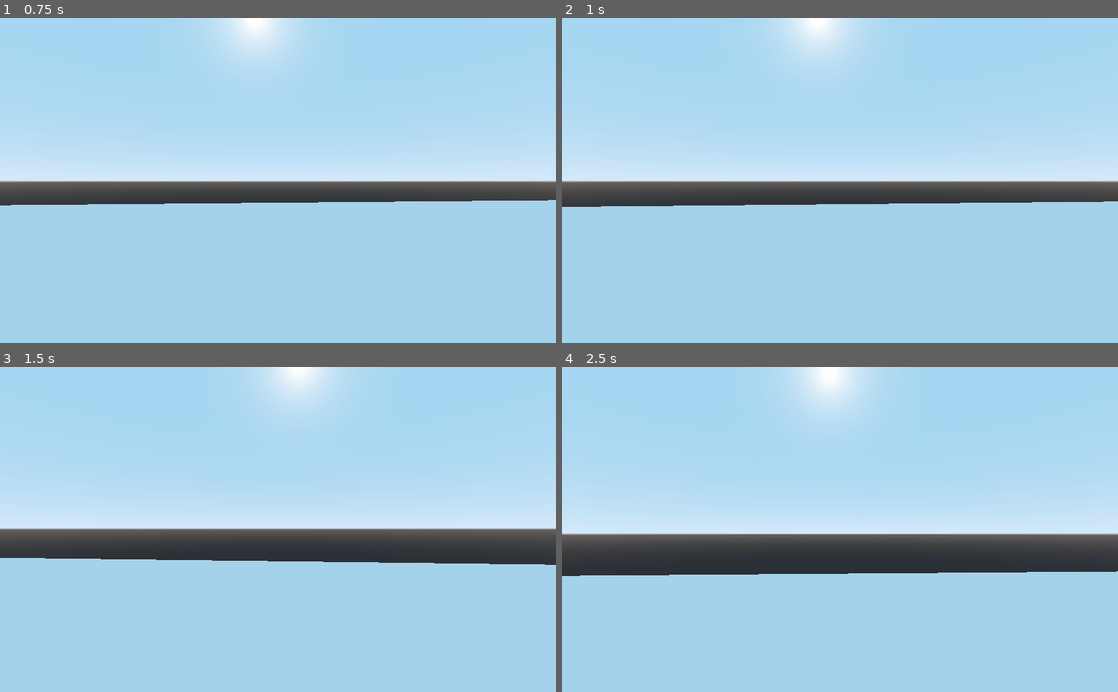
Above: before the commit, frames 1-4 (two rows, left to right).
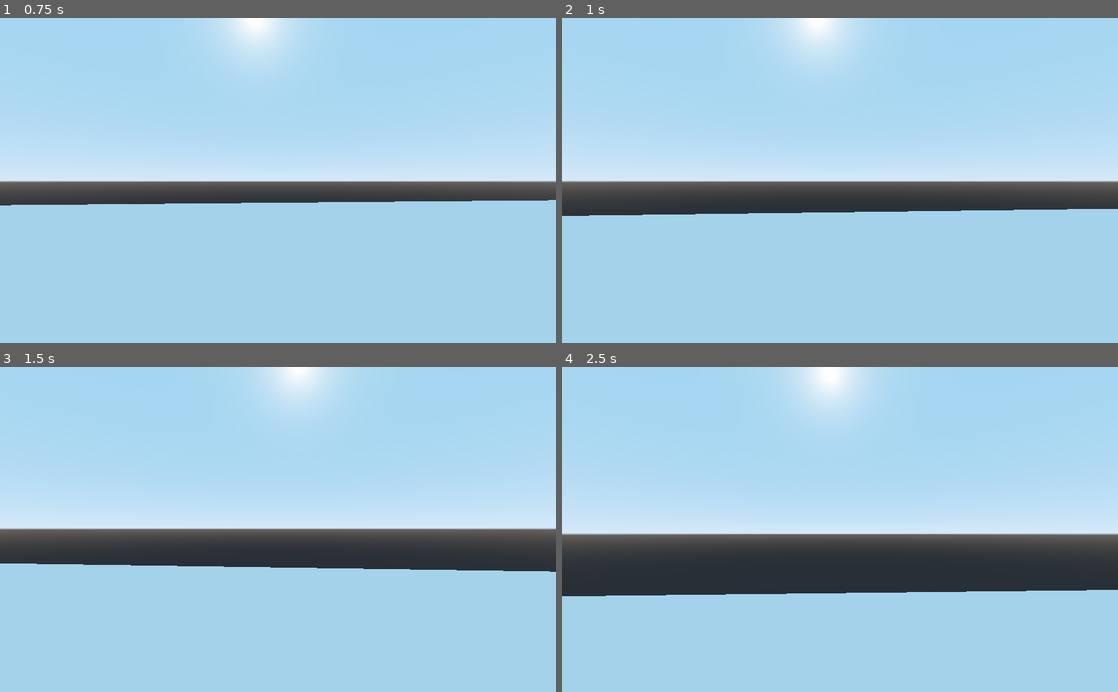
Above: after the commit, the same moments.

Repository: BoopEnthusiast/Cringe-Corp
Game: Godot game, scene res://main level.tscn
The game is run twice, just before and just after one commit, with the same random seed, the same clock (stepped at 60 frames per second) and the same inputs.
Inputs (mouse positions are in pixels of both pictures, inside the frame that each line leads up to):
- Up to frame 1 (0.75 s): move the mouse to (305, 180) at 0.52 s; hold W (move_forward) from 0.53 s (still down); hold Ctrl (slide, bound only before the commit) from 0.53 s (still down)
- Up to frame 2 (1 s): keep holding W (move_forward); keep holding Ctrl (slide, bound only before the commit); tap Space (jump) at 0.77, 0.8 s
- Up to frame 3 (1.5 s): keep holding W (move_forward); tap Space (jump) at 1.07, 1.35 s; move the mouse to (250, 529) at 1.27 s; release Ctrl (slide, bound only before the commit) at 1.28 s
- Up to frame 4 (2.5 s): keep holding W (move_forward); tap Space (jump) at 1.52, 1.82, 2.3 s; tap Ctrl (slide, bound only before the commit) at 1.55 s; move the mouse to (851, 523) at 2.02 s; hold Ctrl (slide, bound only before the commit) from 2.03 s (still down)

Frame 1 is identical in both runs. In frame 2, 2.5% of the frame differs, in the area x 0-100%, y 56-61%; in frame 3, 1.9%; in frame 4, 6.0%, in the area x 0-100%, y 62-71%.

Commit message:
Tried to fix sliding bugs
also began to add crouching

Diff:
--- a/Godot project/Player.gd
+++ b/Godot project/Player.gd
@@ -4,14 +4,16 @@
 const ACCEL_DEFAULT = 7
 const DECCEL_DEFAULT = 1
 const ACCEL_AIR = 1
-const ACCEL_SLIDE = 50
 const MIN_VELOCITY = 1
+const FRICTION = 0.5
+const CROUCHING_SPEED = -5
 onready var accel = ACCEL_DEFAULT
 var gravity = 9.8
 var jump = 5
 var sliding = false
+var accel_slide = 50
+var crouching = false
 
-var testing
 
 var cam_accel = 40
 var mouse_sense = 0.1
@@ -60,7 +62,7 @@
 		direction = Vector3(h_input, 0, -1).rotated(Vector3.UP, h_rot).normalized()
 
 	#jumping and gravity
-	if is_on_floor() and not Input.is_action_pressed("slide"):
+	if is_on_floor():
 		snap = -get_floor_normal()
 		accel = ACCEL_DEFAULT
 		gravity_vec = Vector3.ZERO
@@ -69,23 +71,34 @@
 		accel = ACCEL_AIR
 		gravity_vec += Vector3.DOWN * gravity * delta
 
+	#jumping and sliding
 	if Input.is_action_just_pressed("jump") and is_on_floor():
 		snap = Vector3.ZERO
 		gravity_vec = Vector3.UP * jump
-	if Input.is_action_just_released("slide"):
-		sliding = false
-	if velocity[0] > 0.2 and direction[0] < -0.2:
-		testing = true
-	if Input.is_action_pressed("slide") and is_on_floor():
+	if Input.is_action_pressed("crouch") and is_on_floor():
 		snap = Vector3.ZERO
 		sliding = true
-		accel = ACCEL_SLIDE
-		gravity_vec = Vector3.ZERO
+		accel = accel_slide
+		if accel_slide > 3:
+			accel_slide -= FRICTION
+		elif accel_slide <= 3:
+			crouching = true
+			sliding = false
+	if Input.is_action_pressed("crouch") and is_on_floor() and crouching == true:
+		speed = 5
+		accel = CROUCHING_SPEED
+	if Input.is_action_just_released("crouch"):
+		sliding = false
+		crouching = false
+		accel_slide = 50
+		speed = 7
 
 	#make it move
 	velocity = velocity.linear_interpolate(direction * speed, accel * delta)
 	movement = velocity + gravity_vec
+# warning-ignore:return_value_discarded
+	move_and_slide_with_snap(movement, snap, Vector3.UP)
+
+	#debugging
 	print(velocity)
 	print(accel)
-# warning-ignore:return_value_discarded
-	move_and_slide_with_snap(movement, snap, Vector3.UP)
--- a/Godot project/project.godot
+++ b/Godot project/project.godot
@@ -65,7 +65,7 @@
 "events": [ Object(InputEventKey,"resource_local_to_scene":false,"resource_name":"","device":0,"alt":false,"shift":false,"control":false,"meta":false,"command":false,"pressed":false,"scancode":68,"physical_scancode":0,"unicode":0,"echo":false,"script":null)
  ]
 }
-slide={
+crouch={
 "deadzone": 0.5,
 "events": [ Object(InputEventKey,"resource_local_to_scene":false,"resource_name":"","device":0,"alt":false,"shift":false,"control":false,"meta":false,"command":false,"pressed":false,"scancode":16777238,"physical_scancode":0,"unicode":0,"echo":false,"script":null)
  ]
